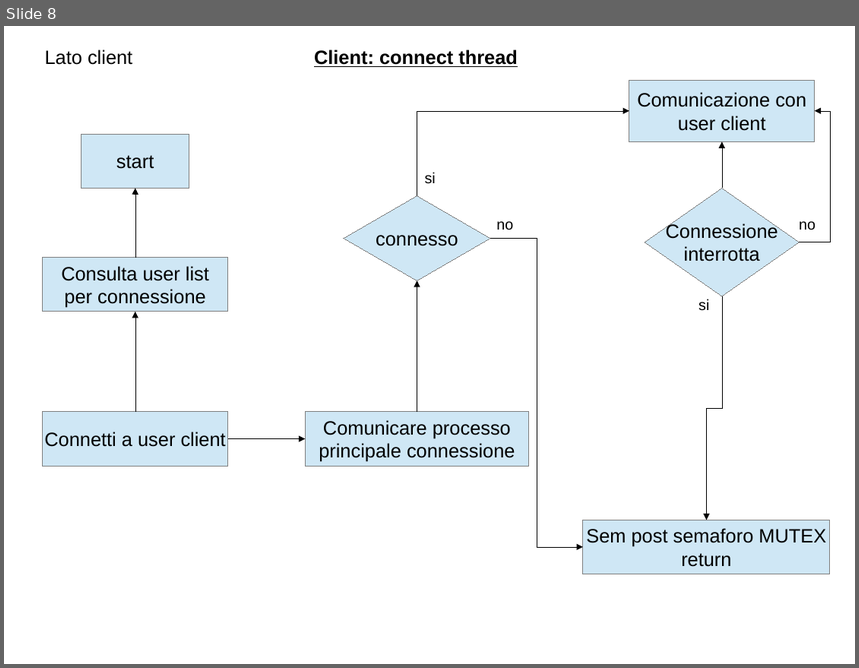
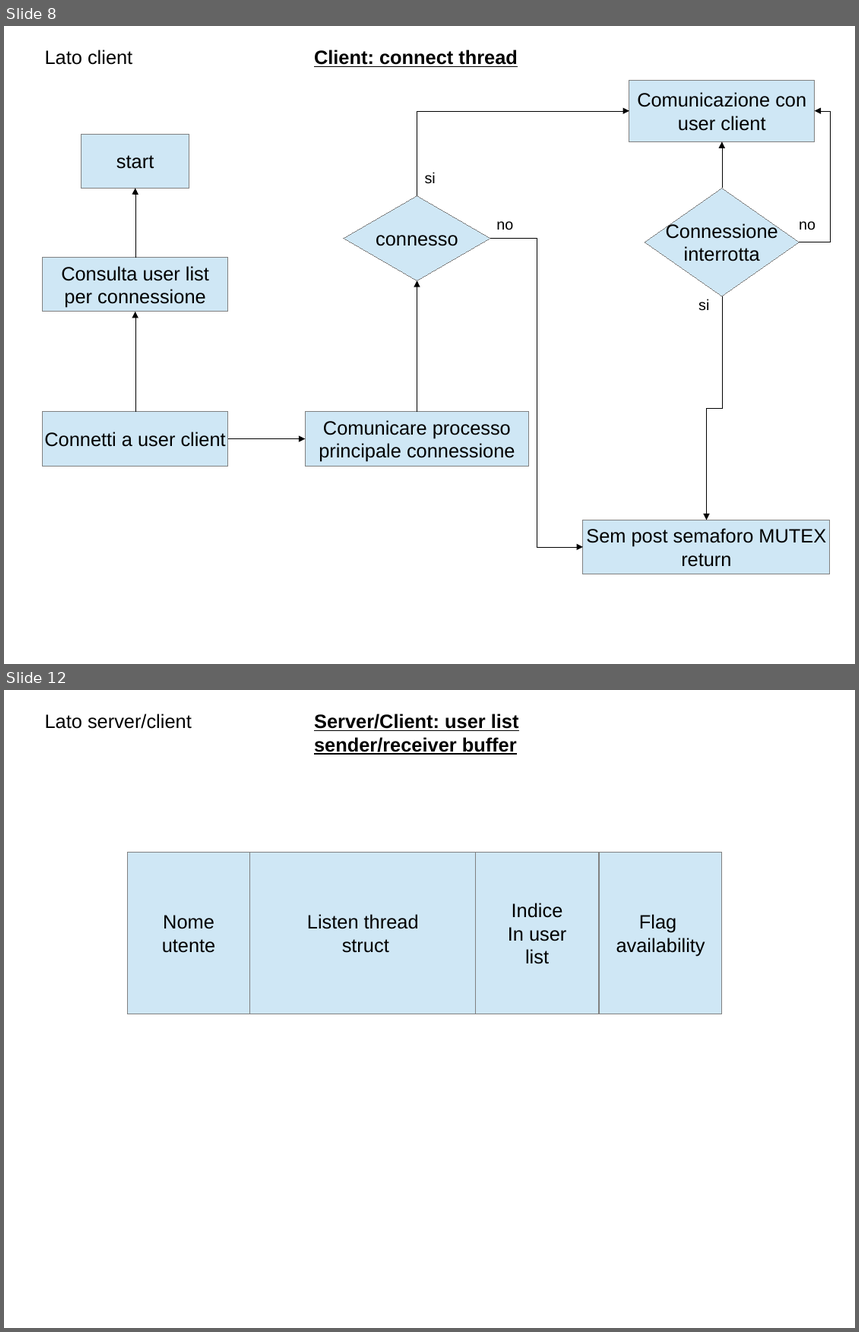
Before and after one commit to polyc/talk-service, a slide deck: SO_projectDiagram.odp. Shown one above the other, each under a label of ours: slide 8 before the commit, slides 8 and 12 after it; the slides between them are not shown. The pictures are 859x668 and 859x1332 pixels, drawn with LibreOffice and Linux fonts; fonts in the diff are those of the drawing. Boxes give left, top, right and bottom in pixels: in the first picture for what was removed or moved away, otherwise in the second. Text is boxed around its words. In the diff, an @@ line names an element or a change of style, - is before the commit and + after.

Commit message:
modifica alla parte di invio della lista utenti non piu in udp ma in tcp con un thread per ogni client connesso

```diff
--- a/SO_projectDiagram.odp
+++ b/SO_projectDiagram.odp
@@ slide 12 added at (x1=4, y1=690, x2=855, y2=1328), background #FFFFFF @@
@@ text added at (x1=45, y1=714, x2=192, y2=729), 18 pt, text #000000 @@
+Lato server/client
@@ text added at (x1=314, y1=714, x2=519, y2=755), 18 pt, text #000000, bold, underline @@
+Server/Client: user list sender/receiver buffer
@@ rectangle added at (x1=128, y1=852, x2=250, y2=1015), fill #CFE7F5, outline #808080 0 pt, 18 pt, text #000000 @@
+Nome
+utente
@@ rectangle added at (x1=250, y1=852, x2=477, y2=1015), fill #CFE7F5, outline #808080 0 pt, 18 pt, text #000000 @@
+Listen thread
+struct
@@ rectangle added at (x1=476, y1=852, x2=599, y2=1015), fill #CFE7F5, outline #808080 0 pt, 18 pt, text #000000 @@
+Indice
+In user
+list
@@ rectangle added at (x1=600, y1=852, x2=722, y2=1015), fill #CFE7F5, outline #808080 0 pt, 18 pt, text #000000 @@
+Flag
+availability
```
Also in this commit, not shown: 6 slides changed, 3 other slides added, 2 slides removed.
